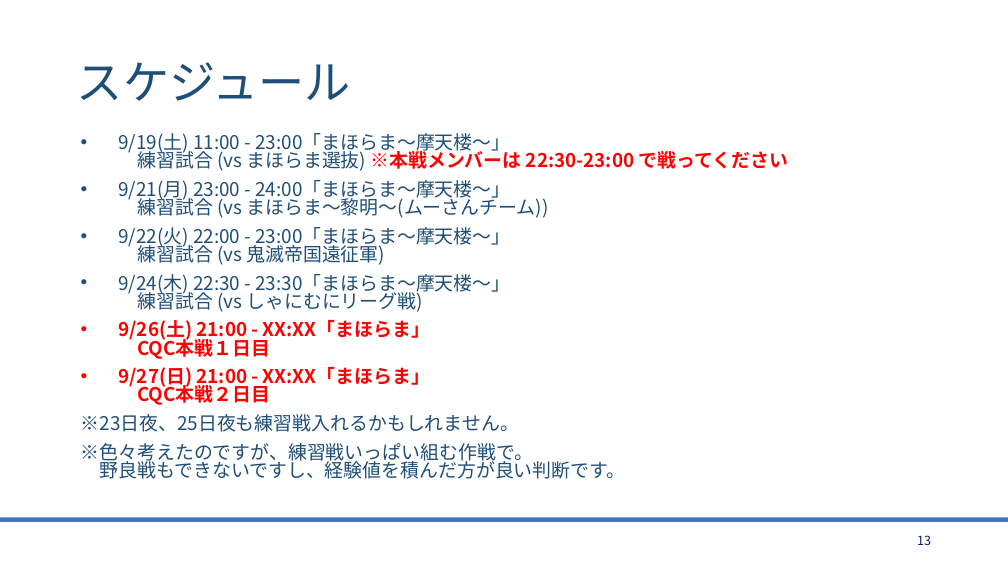
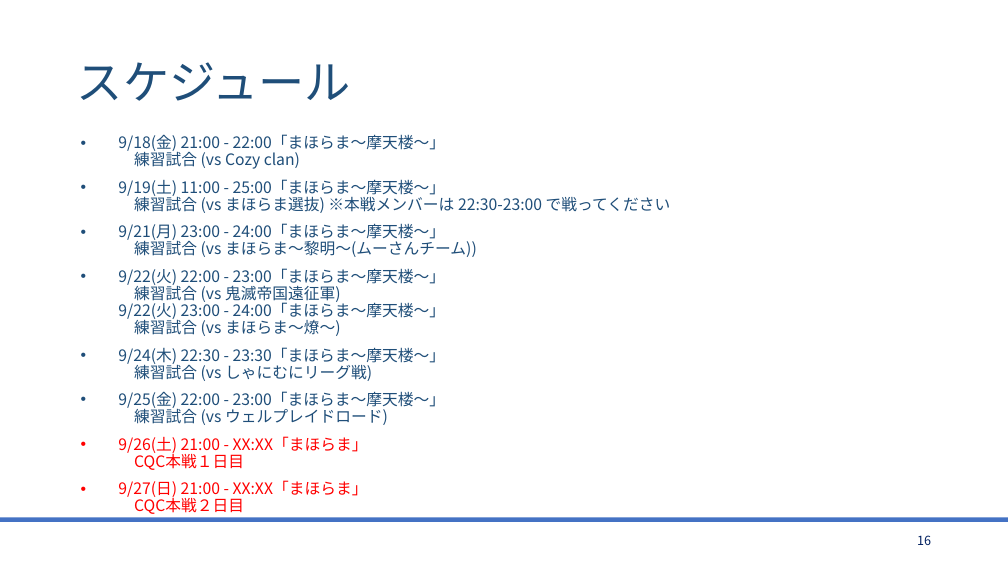
Before and after one commit to bigtreeCoC/documents, a slide deck: slide 16 of CQC攻略.pptx (slide 13 before the commit). Drawn at 1008x567 pixels with LibreOffice and Linux fonts; fonts in the diff are those of the drawing. Boxes give left, top, right and bottom in pixels: in the first picture for what was removed or moved away, otherwise in the second. Text is boxed around its words. In the diff, an @@ line names an element or a change of style, - is before the commit and + after.

```diff
--- a/CQC攻略.pptx
+++ b/CQC攻略.pptx
@@ text at (x1=118, y1=134, x2=671, y2=213): text changed; size 18 to 15 pt @@
-• 9/19(土) 11:00 - 23:00「まほらま〜摩天楼〜」
-  練習試合 (vs まほらま選抜) ※本戦メンバーは 22:30-23:00 で戦ってください
+• 9/18(金) 21:00 - 22:00「まほらま〜摩天楼〜」
+  練習試合 (vs Cozy clan)
+• 9/19(土) 11:00 - 25:00「まほらま〜摩天楼〜」
+  練習試合 (vs まほらま選抜) ※本戦メンバーは 22:30-23:00 で戦ってください
@@ text at (x1=118, y1=223, x2=477, y2=514): size 18 to 15 pt in "9/21(月) 23:00 - 24:00「まほらま〜摩天楼〜」 練習試合 (vs まほらま〜黎明〜(ムーさんチーム))", "9/24(木) 22:30 - 23:30「まほらま〜摩天楼〜」 練習試合 (vs しゃにむにリーグ戦)", "9/26(土) 21:00 - XX:XX「まほらま」 CQC本戦１日目", "9/27(日) 21:00 - XX:XX「まほらま」 CQC本戦２日目"; bold off in "9/26(土) 21:00 - XX:XX「まほらま」 CQC本戦１日目", "9/27(日) 21:00 - XX:XX「まほらま」 CQC本戦２日目"; line spacing 0.8 to 0.9 @@
@@ text at (x1=118, y1=268, x2=446, y2=336): text changed; size 18 to 15 pt @@
-• 9/22(火) 22:00 - 23:00「まほらま〜摩天楼〜」
-  練習試合 (vs 鬼滅帝国遠征軍)
+• 9/22(火) 22:00 - 23:00「まほらま〜摩天楼〜」
+  練習試合 (vs 鬼滅帝国遠征軍)
+  9/22(火) 23:00 - 24:00「まほらま〜摩天楼〜」
+  練習試合 (vs まほらま〜燎〜)
@@ text at (x1=81, y1=414, x2=626, y2=479): paragraphs removed @@
-※23日夜、25日夜も練習戦入れるかもしれません。
-※色々考えたのですが、練習戦いっぱい組む作戦で。
-野良戦もできないですし、経験値を積んだ方が良い判断です。
@@ text at (x1=118, y1=391, x2=446, y2=425): paragraph added @@
+• 9/25(金) 22:00 - 23:00「まほらま〜摩天楼〜」
+  練習試合 (vs ウェルプレイドロード)
@@ page number at (x1=917, y1=535, x2=931, y2=545): text changed @@
-13
+16
```
Also in this commit, not shown: 8 other slides changed, 3 slides added, 1 other file.
